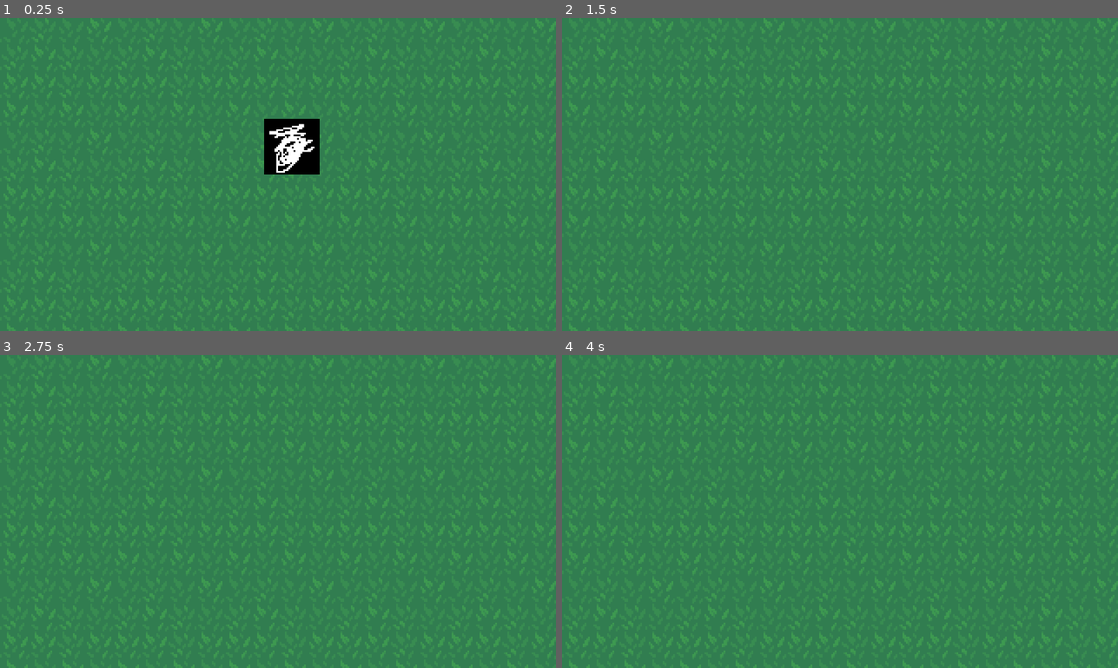
Above: before the commit, frames 1-4 (two rows, left to right).
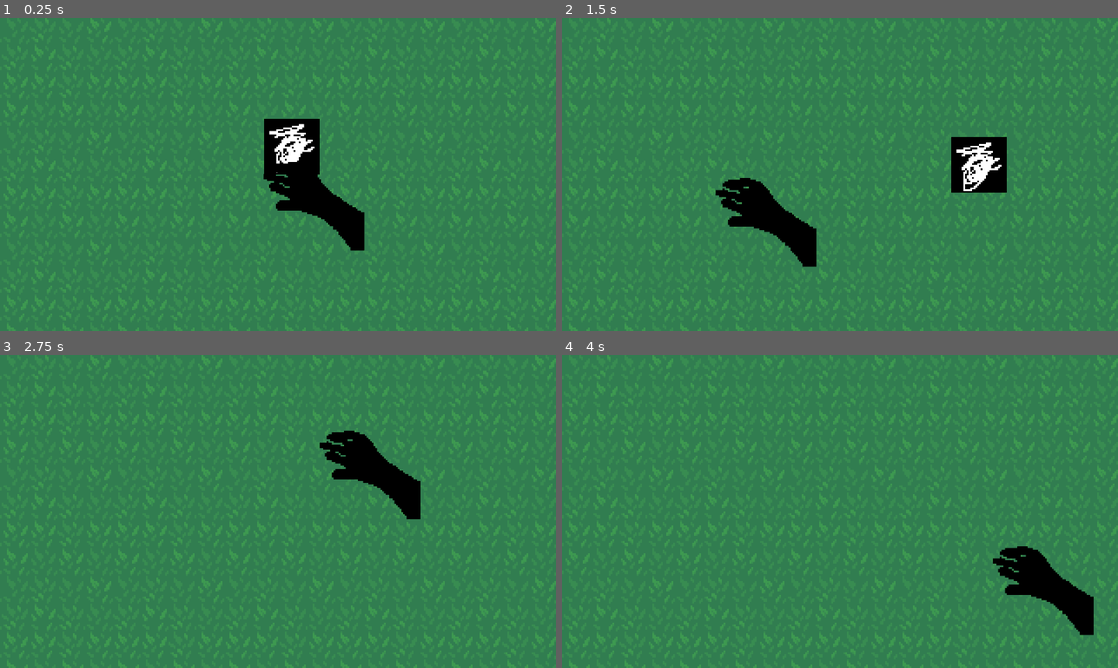
Above: after the commit, the same moments.

Repository: SonNguyen727/GRABGODOT
Game: Godot game, scene res://world.tscn
Same seed, same stepped clock (60 frames per second), same inputs: the game is played once before the commit and once after it.
Inputs (mouse positions are in pixels of both pictures, inside the frame that each line leads up to):
- Up to frame 1 (0.25 s): no input
- Up to frame 2 (1.5 s): move the mouse to (962, 158) at 0.52 s; press the mouse at (962, 158) at 0.53 s; move the mouse to (728, 190) at 1.27 s; release the mouse at (728, 190) at 1.28 s; click (728, 190) at 1.35 s
- Up to frame 3 (2.75 s): move the mouse to (333, 442) at 2.02 s; press the mouse at (333, 442) at 2.03 s
- Up to frame 4 (4 s): tap Enter at 2.75 s; move the mouse to (812, 574) at 2.77 s; release the mouse at (812, 574) at 2.78 s; click (812, 574) at 2.85 s; tap Space at 3.5 s; move the mouse to (1006, 558) at 3.52 s; press the mouse at (1006, 558) at 3.53 s

The runs differ from the first frame. In frame 1, 2.0% of the frame differs, in the area x 47-66%, y 46-75%; in frame 2, 4.0%, in the area x 27-80%, y 38-80%; in frame 3, 2.2%; in frame 4, 2.2%.

Commit message:
them arm

Diff:
--- /dev/null
+++ b/arm.gd
@@ -0,0 +1,34 @@
+extends Node2D
+
+var grabbed_robot = null
+
+func _process(delta):
+	Input.mouse_mode = Input.MOUSE_MODE_HIDDEN
+
+	global_position = global_position.lerp(
+		get_global_mouse_position(),
+		20 * delta
+	)
+
+	if Input.is_action_pressed("mouse_left"):
+		if grabbed_robot == null:
+			try_grab()
+	else:
+		release_robot()
+
+func try_grab():
+	var bodies = $Area2D.get_overlapping_bodies()
+
+	for body in bodies:
+		if "grabbed" in body:
+			grabbed_robot = body
+			body.grabbed = true
+			body.arm = self
+			break
+
+func release_robot():
+
+	if grabbed_robot != null:
+		grabbed_robot.grabbed = false
+		grabbed_robot.arm = null
+		grabbed_robot = null
--- /dev/null
+++ b/arm.tscn
@@ -0,0 +1,27 @@
+[gd_scene format=3 uid="uid://bh7r8vnjl1m7u"]
+
+[ext_resource type="Script" uid="uid://cn5dklraqr1yw" path="res://arm.gd" id="1_m8ymp"]
+[ext_resource type="Texture2D" uid="uid://d3h7jec4ss1pb" path="res://player/sprite.png" id="2_wbqlu"]
+
+[sub_resource type="CapsuleShape2D" id="CapsuleShape2D_s02i6"]
+radius = 4.8759155
+height = 21.257965
+
+[node name="arm" type="Node2D" unique_id=866574625]
+position = Vector2(0, 1)
+script = ExtResource("1_m8ymp")
+
+[node name="Sprite2D" type="Sprite2D" parent="." unique_id=1790344947]
+position = Vector2(18, 12)
+texture = ExtResource("2_wbqlu")
+
+[node name="Area2D" type="Area2D" parent="." unique_id=1601731055]
+position = Vector2(3, 4)
+disable_mode = 2
+
+[node name="CollisionShape2D" type="CollisionShape2D" parent="Area2D" unique_id=1468379201]
+position = Vector2(-2, -3.0000076)
+rotation = 0.8667356
+shape = SubResource("CapsuleShape2D_s02i6")
+
+[connection signal="body_entered" from="Area2D" to="." method="_on_area_2d_body_entered"]
--- a/project.godot
+++ b/project.godot
@@ -23,6 +23,14 @@
 window/size/window_height_override=720
 window/stretch/mode="canvas_items"
 
+[input]
+
+mouse_left={
+"deadzone": 0.2,
+"events": [Object(InputEventMouseButton,"resource_local_to_scene":false,"resource_name":"","device":-1,"window_id":0,"alt_pressed":false,"shift_pressed":false,"ctrl_pressed":false,"meta_pressed":false,"button_mask":1,"position":Vector2(210, 18),"global_position":Vector2(219, 66),"factor":1.0,"button_index":1,"canceled":false,"pressed":true,"double_click":false,"script":null)
+]
+}
+
 [physics]
 
 3d/physics_engine="Jolt Physics"
--- a/robot.gd
+++ b/robot.gd
@@ -2,5 +2,15 @@
 
 var speed = 200
 
+var grabbed = false
+var arm = null
+
 func _process(delta):
+	if grabbed and arm != null:
+		global_position = global_position.lerp(
+			arm.global_position,
+			15 * delta
+		)
+		return
+
 	position.x += speed * delta
--- a/robot.tscn
+++ b/robot.tscn
@@ -2,9 +2,16 @@
 
 [ext_resource type="Texture2D" uid="uid://b014cl6g6amej" path="res://player/player.png" id="1_3cn6f"]
 
+[sub_resource type="RectangleShape2D" id="RectangleShape2D_3cn6f"]
+size = Vector2(32, 32)
+
 [node name="robot" type="CharacterBody2D" unique_id=771216797]
 position = Vector2(110, 46)
+disable_mode = 2
 
 [node name="Sprite2D" type="Sprite2D" parent="." unique_id=1680686774]
 texture = ExtResource("1_3cn6f")
 hframes = 4
+
+[node name="CollisionShape2D" type="CollisionShape2D" parent="." unique_id=1711849170]
+shape = SubResource("RectangleShape2D_3cn6f")
--- a/world.tscn
+++ b/world.tscn
@@ -3,6 +3,7 @@
 [ext_resource type="PackedScene" uid="uid://duce1js2k5ycf" path="res://robot.tscn" id="1_fj7yv"]
 [ext_resource type="Texture2D" uid="uid://cg65ihg3xkn7j" path="res://world/grass_background.png" id="1_tlwt5"]
 [ext_resource type="Script" uid="uid://c17u2g1qhhvr0" path="res://robot.gd" id="2_tlwt5"]
+[ext_resource type="PackedScene" uid="uid://bh7r8vnjl1m7u" path="res://arm.tscn" id="3_tlwt5"]
 
 [node name="World" type="Node2D" unique_id=1300613891]
 
@@ -15,3 +16,5 @@
 [node name="robot" parent="." unique_id=771216797 instance=ExtResource("1_fj7yv")]
 position = Vector2(118, 74)
 script = ExtResource("2_tlwt5")
+
+[node name="arm" parent="." unique_id=866574625 instance=ExtResource("3_tlwt5")]
Not shown, added: arm.gd.uid
Binary file added: player/sprite.png
Not shown, added: player/sprite.png.import
